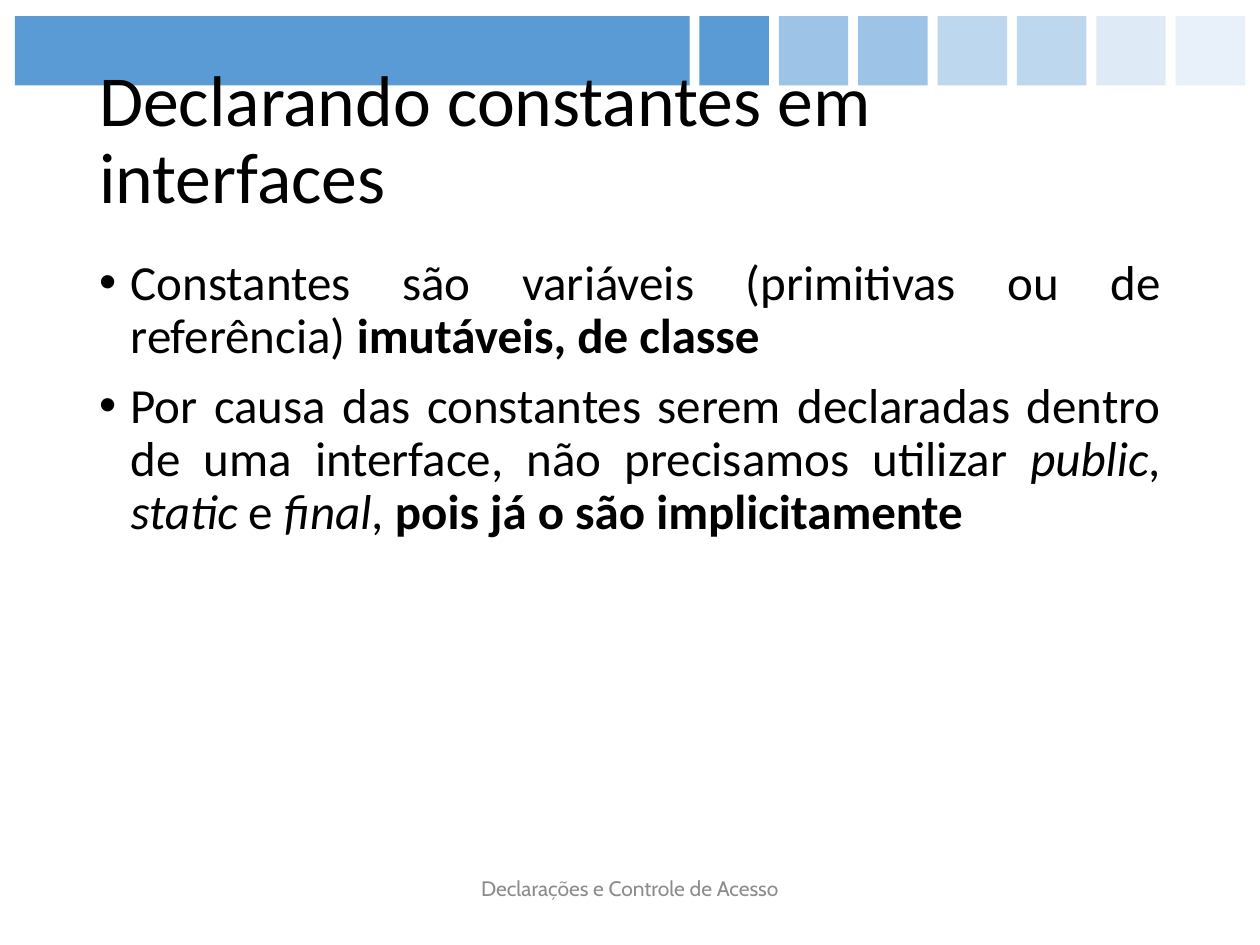
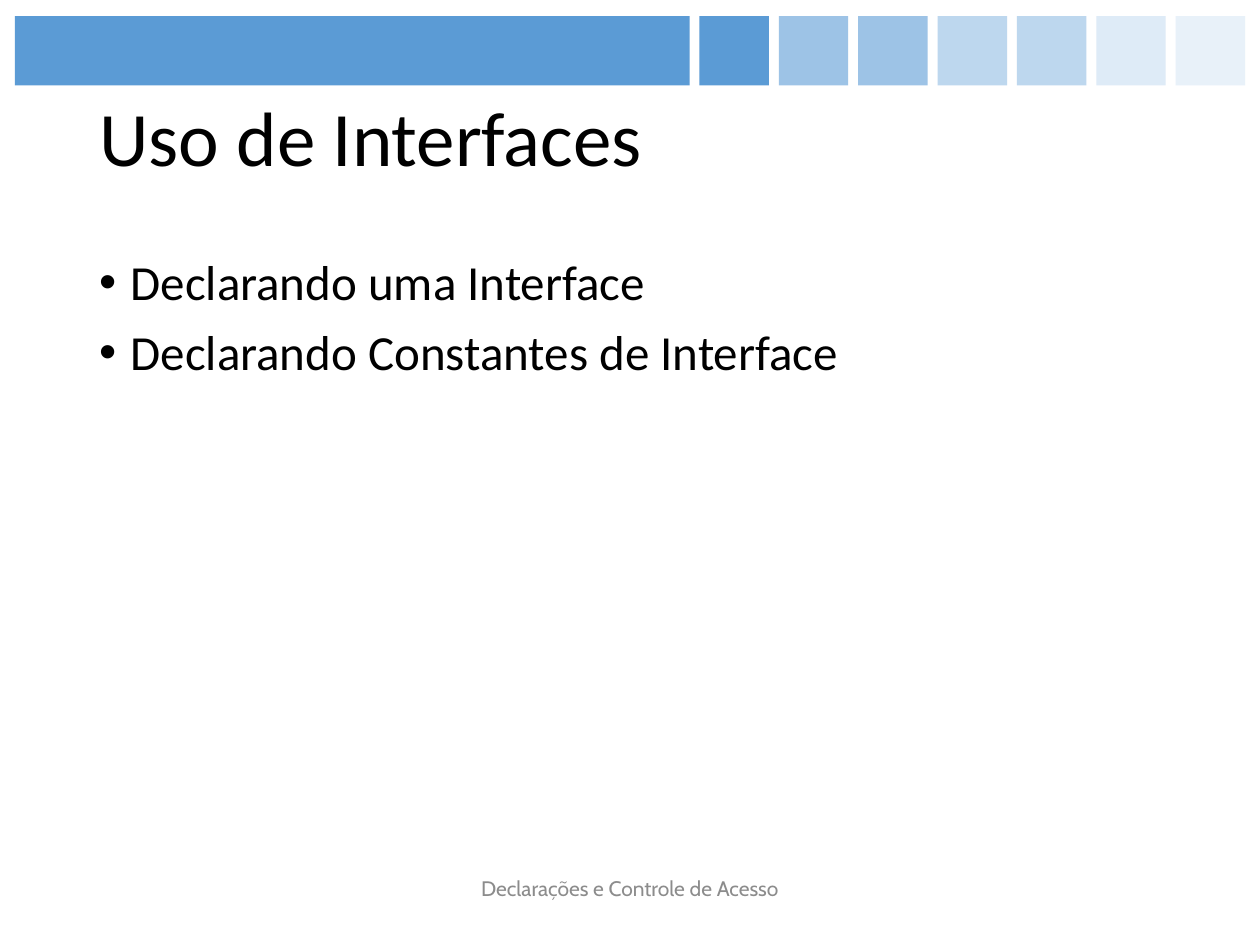
Before and after one commit to figueiredojrr/treinamentoJavaSeOcaAgosto, a slide deck: slide 13 of TreinamentoJavaSeOca/documentos/apresentação/OCA.pptx (slide 21 before the commit). Drawn at 1260x945 pixels with LibreOffice and Linux fonts; fonts in the diff are those of the drawing. Boxes give left, top, right and bottom in pixels: in the first picture for what was removed or moved away, otherwise in the second. Text is boxed around its words. In the diff, an @@ line names an element or a change of style, - is before the commit and + after.

```diff
--- a/TreinamentoJavaSeOca/documentos/apresentação/OCA.pptx
+++ b/TreinamentoJavaSeOca/documentos/apresentação/OCA.pptx
@@ title at box(99, 112, 642, 167): text changed; size 41 to 44 pt @@
-Declarando constantes em interfaces
+Uso de Interfaces
@@ text at box(131, 266, 837, 371): text changed @@
-• Constantes são variáveis (primitivas ou de referência) imutáveis, de classe
-• Por causa das constantes serem declaradas dentro de uma interface, não precisamos utilizar public, static e final, pois já o são implicitamente
+• Declarando uma Interface
+• Declarando Constantes de Interface
```
Also in this commit, not shown: 23 other slides changed, 5 slides added, 15 slides removed.
